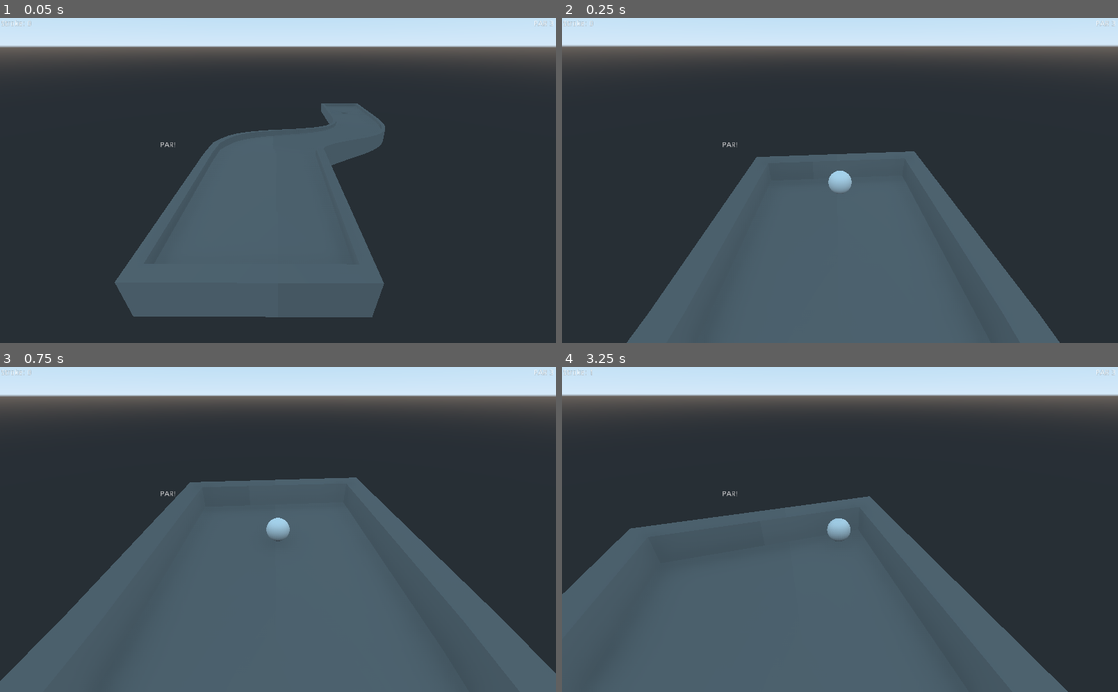
Above: before the commit, frames 1-4 (two rows, left to right).
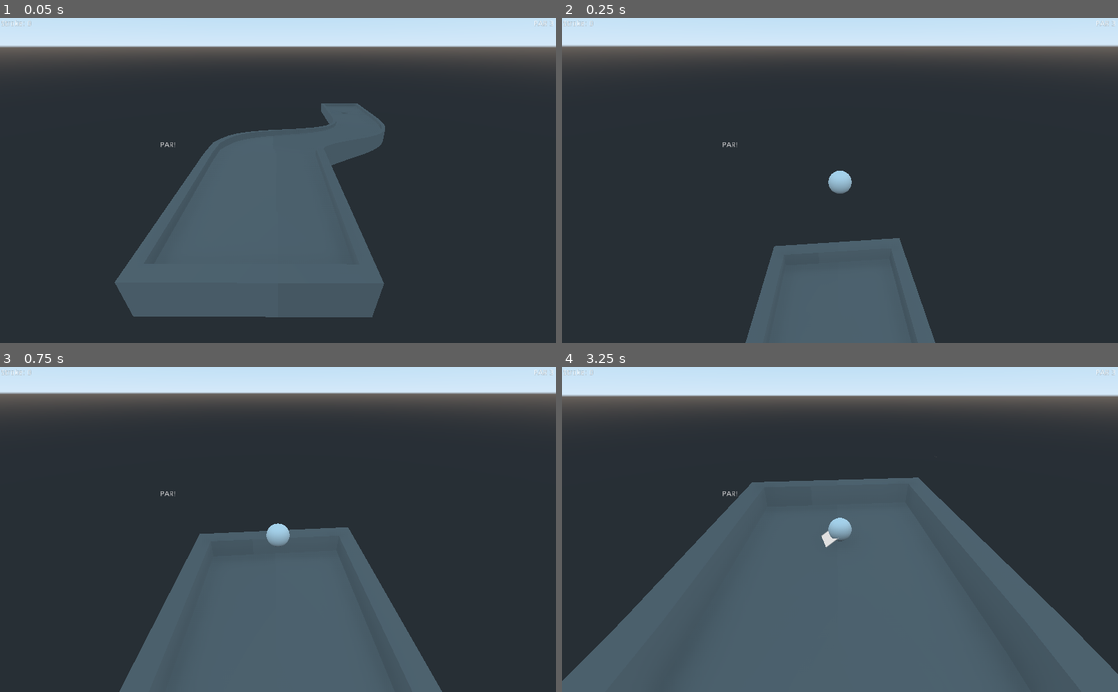
Above: after the commit, the same moments.

Repository: SlashScreen/golf
Game: Godot game, scene res://Levels/test_level.tscn
Same seed, same stepped clock (60 frames per second), same inputs: the game is played once before the commit and once after it.
Inputs (mouse positions are in pixels of both pictures, inside the frame that each line leads up to):
- Up to frame 1 (0.05 s): no input
- Up to frame 2 (0.25 s): no input
- Up to frame 3 (0.75 s): move the mouse to (400, 513) at 0.52 s; click (400, 513) at 0.67 s
- Up to frame 4 (3.25 s): move the mouse to (728, 545) at 1.27 s; click (728, 545) at 1.42 s; tap Enter at 2 s; move the mouse to (895, 458) at 2.02 s; click (895, 458) at 2.17 s; move the mouse to (812, 594) at 2.77 s; click (812, 594) at 2.92 s

Frame 1 is identical in both runs. In frame 2, 22% of the frame differs, in the area x 11-90%, y 41-100%; in frame 3, 24%, in the area x 0-100%, y 7-100%; in frame 4, 16%.
Error before the commit: Invalid get index 'position' (on base: 'InputEventKey'). (res://Scripts/Arrow.gd:18)
Error after the commit: Invalid get index 'position' (on base: 'InputEventKey'). (res://Scripts/Arrow.gd:17)

Commit message:
fiddled with  things, added Confetti minus texture. After this is done, I will create the rotating orbit camera.

Diff:
--- a/Levels/levels.json
+++ b/Levels/levels.json
@@ -13,7 +13,7 @@
 			},
 			"1":{
 				"par":3,
-				"origin":{"x":-34,"y":0,"z":0}
+				"origin":{"x":-34,"y":3,"z":0}
 			}
 		}
 
--- /dev/null
+++ b/Objects/Confetti.tscn
@@ -0,0 +1,24 @@
+[gd_scene load_steps=4 format=2]
+
+[sub_resource type="ParticlesMaterial" id=1]
+emission_shape = 1
+emission_sphere_radius = 1.0
+initial_velocity = 2.0
+angular_velocity = 0.0
+radial_accel = 27.69
+scale_random = 0.98
+hue_variation = 1.0
+hue_variation_random = 0.93
+
+[sub_resource type="SpatialMaterial" id=2]
+flags_unshaded = true
+vertex_color_use_as_albedo = true
+
+[sub_resource type="QuadMesh" id=3]
+material = SubResource( 2 )
+
+[node name="Spatial" type="Spatial"]
+
+[node name="Particles" type="Particles" parent="."]
+process_material = SubResource( 1 )
+draw_pass_1 = SubResource( 3 )
--- a/Objects/Kill_Volume.tscn
+++ b/Objects/Kill_Volume.tscn
@@ -11,5 +11,4 @@
 
 [node name="CollisionShape" type="CollisionShape" parent="Area"]
 shape = SubResource( 1 )
-[connection signal="area_shape_entered" from="Area" to="Area" method="_on_Area_area_shape_entered"]
 [connection signal="body_entered" from="Area" to="Area" method="_on_Area_body_entered"]
--- a/Scripts/Arrow.gd
+++ b/Scripts/Arrow.gd
@@ -8,7 +8,6 @@
 onready var game_vars = get_node("/root/Signal_Router").gameVars
 
 func _ready():
-	#set_as_toplevel(true)
 	pass
 
 func _input(event):
--- a/Scripts/Golf_Ball.gd
+++ b/Scripts/Golf_Ball.gd
@@ -6,7 +6,7 @@
 #moving = moving
 var should_move = false
 var nextLocation = Vector3(0,0,0)
-onready var game_vars = get_node("/root/Signal_Router").gameVars
+#onready var game_vars = get_node("/root/Signal_Router").gameVars
 
 func _ready():
 	#Load textures and things later
--- a/Scripts/HUD.gd
+++ b/Scripts/HUD.gd
@@ -1,7 +1,6 @@
 extends Control
 
 onready var game_vars = get_node("/root/Signal_Router").gameVars
-signal gamewon
 
 func _ready():
 	get_tree().get_root().get_node("Signal_Router").connect("on_won",self,"_on_hole")
@@ -32,4 +31,3 @@
 	elif rel >= 2:
 		text = "Eagle!"
 	get_node("Victory").set_text(text)
-	#emit_signal("gamewon")
--- a/Scripts/Signal_Router.gd
+++ b/Scripts/Signal_Router.gd
@@ -15,7 +15,7 @@
 	file.open("res://Levels/levels.json",File.READ)
 	levels = JSON.parse(file.get_as_text()).get_result()
 	file.close()
-	#set default score stuff. This shoudln't be a problem later since all holes will be in 1 scene
+
 	gameVars.currentScore = 0
 	gameVars.scorecard = []
 	gameVars.par = 0
@@ -23,14 +23,11 @@
 	gameVars.map = "test"
 	print(levels[gameVars.map].info.name)
 
-	#baseScene.get_node("Golf_Hole_Volume").get_node("Hole_Area").connect("ball_in_hole",self,"_on_in_hole")
-	#baseScene.get_node("HUD").connect("gamewon",self,"_on_game_won")
 	baseScene.get_node(str(gameVars.hole)).get_node("Kill_Volume").get_node("Area").connect("oob",self,"on_oob")
 	baseScene.get_node(str(gameVars.hole)).get_node("Golf_Hole_Volume").get_node("Hole_Area").connect("ball_in_hole",self,"on_game_won")
 ###SCORE FUNCTIONS###
-func new_hole(): #todo: add hole with json data n all that
+func new_hole():
 	print("New Hole")
-	#PROBLEM- Levels is empty. Why?
 	gameVars.par = levels[gameVars.map].holes[str(gameVars.hole)].par
 	gameVars.scorecard.append(gameVars.currentScore) #add to card
 	gameVars.currentScore = 0 #reset stroke
@@ -44,6 +41,7 @@
 	gameVars.scorecard = []
 	gameVars.currentScore = 0
 	gameVars.hole = 0
+
 ###SIGNAL PROCESSING###
 func on_oob():
 	gameVars.currentScore += 1
--- a/project.godot
+++ b/project.godot
@@ -23,6 +23,11 @@
 
 Signal_Router="*res://Scripts/Signal_Router.gd"
 
+[debug]
+
+gdscript/warnings/unused_argument=false
+gdscript/warnings/return_value_discarded=false
+
 [rendering]
 
 environment/default_environment="res://Misc/default_env.tres"
